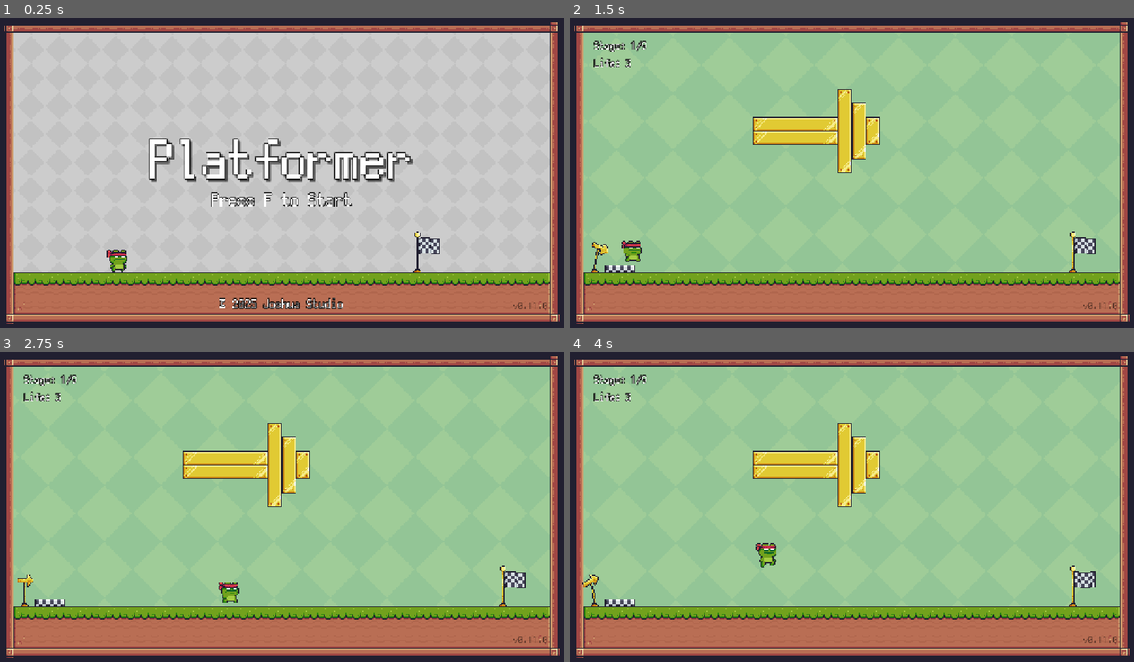
Above: before the commit, frames 1-4 (two rows, left to right).
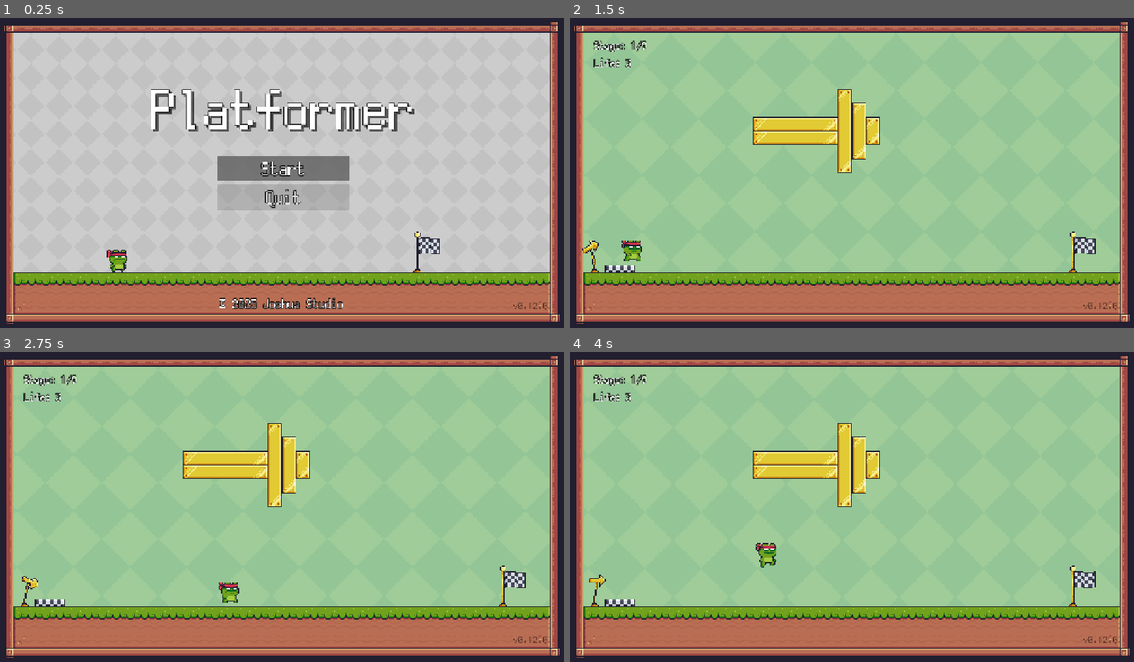
Above: after the commit, the same moments.

Repository: joshuafolkken/godot-2d-platformer
Game: Godot game, scene res://scenes/title.tscn
Two runs of this game, one before a commit and one after it. Both use one fixed random seed, a clock stepped at 60 frames per second and the inputs below.
Inputs (mouse positions are in pixels of both pictures, inside the frame that each line leads up to):
- Up to frame 1 (0.25 s): no input
- Up to frame 2 (1.5 s): click (852, 169) at 0.5 s, where only the run after the commit has a clickable "Start"; tap F (f, bound only before the commit) at 1.25, 1.35 s; hold D (right) from 1.28 s (still down)
- Up to frame 3 (2.75 s): keep holding D (right); tap Space (jump) at 1.52, 2.27 s; tap Shift (dash) at 2.1 s; tap F (f, bound only before the commit) at 2.3 s
- Up to frame 4 (4 s): release D (right) at 2.78 s; hold A (left) 2.78-3.53 s; tap F (f, bound only before the commit) at 2.85, 3.6 s; hold D (right) from 3.53 s (still down); tap Space (jump) at 3.77 s

The runs differ from the first frame. In frame 1, 7.6% of the frame differs, in the area x 26-96%, y 22-94%; in frame 2, 0.3%; in frame 3, 0.1%; in frame 4, 0.2%.

Commit message:
title menu #98

Diff:
--- a/project.godot
+++ b/project.godot
@@ -11,7 +11,7 @@
 [application]
 
 config/name="Godot 2D Platformer"
-config/version="0.11.0"
+config/version="0.12.0"
 run/main_scene="uid://dfddsmhm3n04y"
 config/features=PackedStringArray("4.4", "Forward Plus")
 config/icon="res://icon.svg"
@@ -81,10 +81,21 @@
 , Object(InputEventKey,"resource_local_to_scene":false,"resource_name":"","device":-1,"window_id":0,"alt_pressed":false …(183 unchanged characters)…
 ]
 }
-f={
+interact={
 "deadzone": 0.2,
 "events": [Object(InputEventKey,"resource_local_to_scene":false,"resource_name":"","device":-1,"window_id":0,"alt_press …(192 unchanged characters)…
-, Object(InputEventJoypadButton,"resource_local_to_scene":false,"resource_name":"","device":-1,"button_index":6,"pressure":0.0,"pressed":false,"script":null)
+]
+}
+up={
+"deadzone": 0.2,
+"events": [Object(InputEventKey,"resource_local_to_scene":false,"resource_name":"","device":-1,"window_id":0,"alt_pressed":false,"shift_pressed":false,"ctrl_pressed":false,"meta_pressed":false,"pressed":false,"keycode":0,"physical_keycode":87,"key_label":0,"unicode":119,"location":0,"echo":false,"script":null)
+, Object(InputEventJoypadMotion,"resource_local_to_scene":false,"resource_name":"","device":-1,"axis":1,"axis_value":-1.0,"script":null)
+]
+}
+down={
+"deadzone": 0.2,
+"events": [Object(InputEventKey,"resource_local_to_scene":false,"resource_name":"","device":-1,"window_id":0,"alt_pressed":false,"shift_pressed":false,"ctrl_pressed":false,"meta_pressed":false,"pressed":false,"keycode":0,"physical_keycode":83,"key_label":0,"unicode":115,"location":0,"echo":false,"script":null)
+, Object(InputEventJoypadMotion,"resource_local_to_scene":false,"resource_name":"","device":-1,"axis":1,"axis_value":1.0,"script":null)
 ]
 }
 
--- a/scenes/title.gd
+++ b/scenes/title.gd
@@ -1,12 +1,35 @@
 extends Node2D
+
+@onready var start_button: Button = $CanvasLayer/MainMenu/MenuOptions/StartButton
 
 
 # Called when the node enters the scene tree for the first time.
 func _ready() -> void:
 	get_tree().paused = false
+	start_button.grab_focus()
 
 
 # Called every frame. 'delta' is the elapsed time since the previous frame.
 func _process(_delta: float) -> void:
-	if Input.is_action_just_pressed(ActionName.F):
-		GameManager.load_next_stage()
+	pass
+	#if Input.is_action_just_pressed(ActionName.F):
+	#GameManager.load_next_stage()
+
+
+func _on_start_button_pressed() -> void:
+	GameManager.load_next_stage()
+
+
+func _on_quit_button_pressed() -> void:
+	get_tree().quit()
+
+
+func _input(_event: InputEvent) -> void:
+	if Input.is_action_just_pressed(ActionName.DOWN):
+		var current_focus := get_viewport().gui_get_focus_owner()
+		var next_focus := current_focus.find_next_valid_focus()
+		next_focus.grab_focus()
+	elif Input.is_action_just_pressed(ActionName.UP):
+		var current_focus := get_viewport().gui_get_focus_owner()
+		var next_focus := current_focus.find_prev_valid_focus()
+		next_focus.grab_focus()
--- a/scenes/title.tscn
+++ b/scenes/title.tscn
@@ -16,10 +16,28 @@
 shadow_color = Color(0, 0, 0, 0.501961)
 shadow_offset = Vector2(5, 5)
 
-[sub_resource type="LabelSettings" id="LabelSettings_sugp2"]
-font_size = 40
-outline_size = 5
-outline_color = Color(0, 0, 0, 1)
+[sub_resource type="StyleBoxFlat" id="StyleBoxFlat_w65of"]
+bg_color = Color(0.376471, 0.376471, 0.376471, 0.752941)
+
+[sub_resource type="StyleBoxFlat" id="StyleBoxFlat_yql1r"]
+bg_color = Color(0.376471, 0.376471, 0.376471, 0.501961)
+
+[sub_resource type="StyleBoxFlat" id="StyleBoxFlat_ia1n6"]
+content_margin_left = 12.0
+content_margin_top = 6.0
+content_margin_right = 12.0
+content_margin_bottom = 6.0
+bg_color = Color(0.376471, 0.376471, 0.376471, 0.25098)
+
+[sub_resource type="StyleBoxFlat" id="StyleBoxFlat_hiwto"]
+bg_color = Color(0.376471, 0.376471, 0.376471, 1)
+
+[sub_resource type="Theme" id="Theme_yql1r"]
+Button/font_sizes/font_size = 40
+Button/styles/focus = SubResource("StyleBoxFlat_w65of")
+Button/styles/hover = SubResource("StyleBoxFlat_yql1r")
+Button/styles/normal = SubResource("StyleBoxFlat_ia1n6")
+Button/styles/pressed = SubResource("StyleBoxFlat_hiwto")
 
 [sub_resource type="LabelSettings" id="LabelSettings_yql1r"]
 font_size = 28
@@ -47,29 +65,45 @@
 
 [node name="Version" parent="CanvasLayer" instance=ExtResource("7_7af2g")]
 
-[node name="VBoxContainer" type="VBoxContainer" parent="CanvasLayer"]
+[node name="MainMenu" type="VBoxContainer" parent="CanvasLayer"]
 anchors_preset = 8
 anchor_left = 0.5
 anchor_top = 0.5
 anchor_right = 0.5
 anchor_bottom = 0.5
-offset_left = -20.0
-offset_top = -20.0
-offset_right = 20.0
-offset_bottom = 20.0
+offset_left = -296.0
+offset_top = -192.0
+offset_right = 304.0
+offset_bottom = 81.0
 grow_horizontal = 2
 grow_vertical = 2
+theme_override_constants/separation = 40
 
-[node name="Label" type="Label" parent="CanvasLayer/VBoxContainer"]
+[node name="Label" type="Label" parent="CanvasLayer/MainMenu"]
 layout_mode = 2
 text = "Platformer"
 label_settings = SubResource("LabelSettings_0wfyh")
 
-[node name="Label2" type="Label" parent="CanvasLayer/VBoxContainer"]
+[node name="MenuOptions" type="VBoxContainer" parent="CanvasLayer/MainMenu"]
+custom_minimum_size = Vector2(300, 0)
 layout_mode = 2
-text = "Press F to Start"
-label_settings = SubResource("LabelSettings_sugp2")
-horizontal_alignment = 1
+size_flags_horizontal = 4
+theme_override_constants/separation = 8
+
+[node name="StartButton" type="Button" parent="CanvasLayer/MainMenu/MenuOptions"]
+layout_mode = 2
+focus_next = NodePath("../QuitButton")
+theme = SubResource("Theme_yql1r")
+theme_override_colors/font_outline_color = Color(0, 0, 0, 1)
+theme_override_constants/outline_size = 5
+text = "Start"
+
+[node name="QuitButton" type="Button" parent="CanvasLayer/MainMenu/MenuOptions"]
+layout_mode = 2
+theme = SubResource("Theme_yql1r")
+theme_override_colors/font_outline_color = Color(0, 0, 0, 1)
+theme_override_constants/outline_size = 5
+text = "Quit"
 
 [node name="VBoxContainer2" type="VBoxContainer" parent="CanvasLayer"]
 anchors_preset = 7
@@ -88,3 +122,6 @@
 layout_mode = 2
 text = "© 2025 Joshua Studio"
 label_settings = SubResource("LabelSettings_yql1r")
+
+[connection signal="pressed" from="CanvasLayer/MainMenu/MenuOptions/StartButton" to="." method="_on_start_button_pressed"]
+[connection signal="pressed" from="CanvasLayer/MainMenu/MenuOptions/QuitButton" to="." method="_on_quit_button_pressed"]
--- a/scenes/ui/hud.gd
+++ b/scenes/ui/hud.gd
@@ -34,7 +34,7 @@
 
 func _process(_delta: float) -> void:
 	if background.visible:
-		if Input.is_action_just_pressed(ActionName.F):
+		if Input.is_action_just_pressed(ActionName.INTERACT):
 			if congrats.visible:
 				GameManager.load_next_stage()
 			else:
--- a/scripts/lib/constants/action_name.gd
+++ b/scripts/lib/constants/action_name.gd
@@ -2,7 +2,9 @@
 
 const LEFT := "left"
 const RIGHT := "right"
+const UP := "up"
+const DOWN := "down"
 const JUMP := "jump"
 const RESET := "reset"
 const DASH := "dash"
-const F := "f"
+const INTERACT := "interact"
Not shown: 1 places in scenes/title.tscn that only renumber resources
